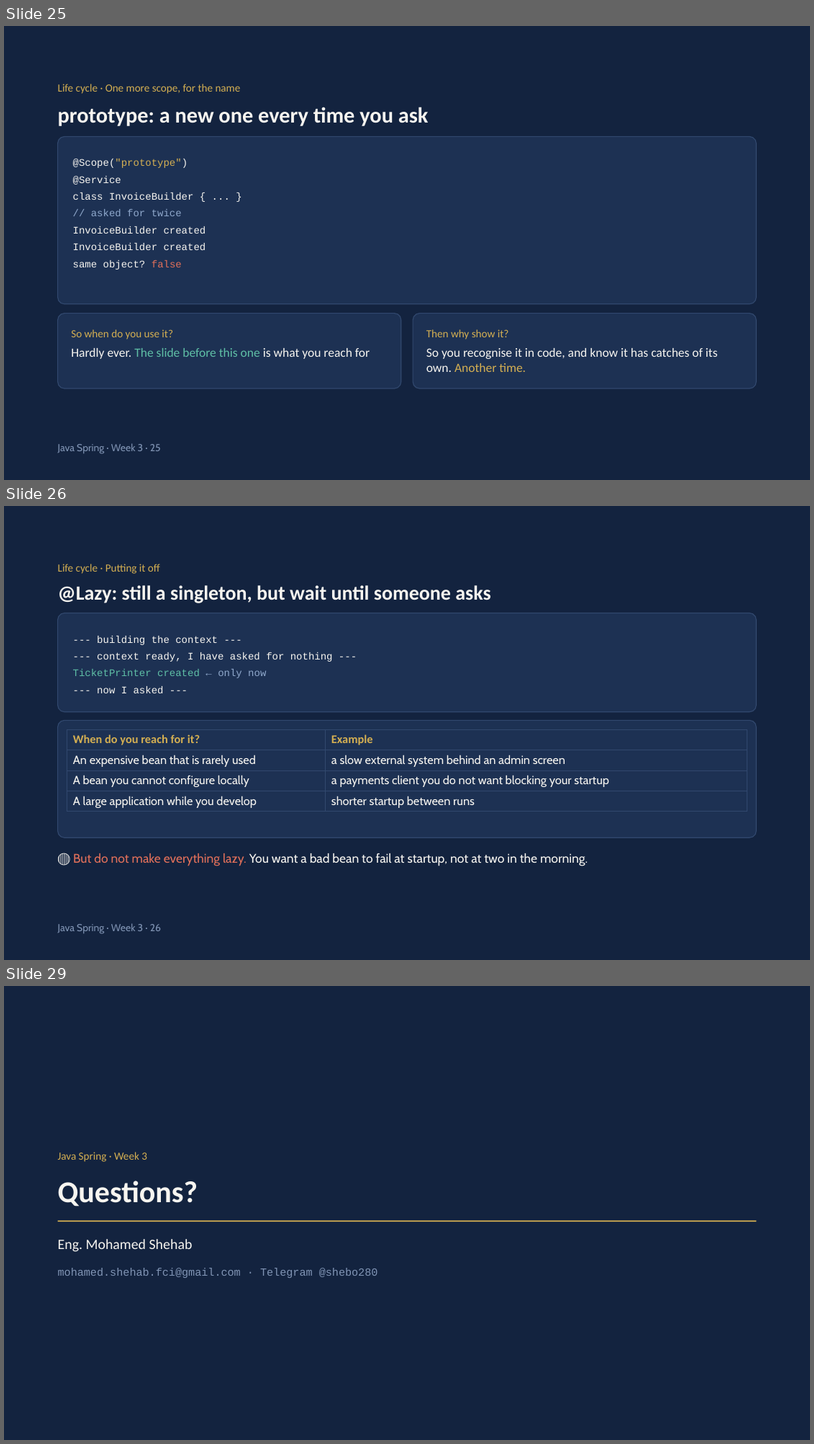
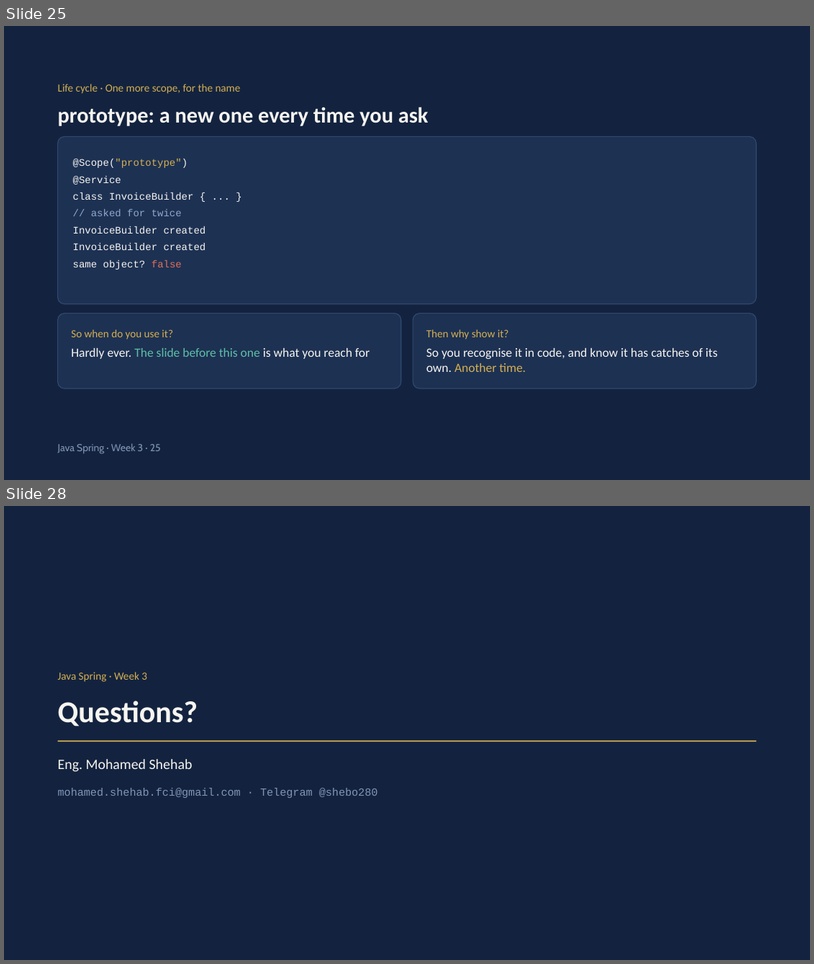
Before and after one commit to MohamedShehab280/java-spring, a slide deck: slides/Week 3 - Slides.pptx. Shown one above the other, each under a label of ours: slides 25, 26 and 29 before the commit, slides 25 and 28 after it; the slides between them are not shown. The pictures are 814x1444 and 814x964 pixels, drawn with LibreOffice and Linux fonts; fonts in the diff are those of the drawing. Boxes give left, top, right and bottom in pixels: in the first picture for what was removed or moved away, otherwise in the second. Text is boxed around its words. In the diff, an @@ line names an element or a change of style, - is before the commit and + after.

```diff
--- a/slides/Week 3 - Slides.pptx
+++ b/slides/Week 3 - Slides.pptx
@@ slide 26 removed at [4,506,810,960], background #13233F @@
@@ text removed at [58,564,160,574] @@
-Life cycle · Putting it off
@@ text removed at [58,585,491,603] @@
-@Lazy: still a singleton, but wait until someone asks
@@ rounded rectangle removed at [58,613,757,712] @@
@@ text removed at [73,636,333,693] @@
---- building the context ---
---- context ready, I have asked for nothing ---
-TicketPrinter created ← only now
---- now I asked ---
@@ rounded rectangle removed at [58,720,757,837] @@
@@ table removed at [67,729,747,811], 4 rows, 2 columns @@
-When do you reach for it? | Example
-An expensive bean that is rarely used | a slow external system behind an admin screen
-A bean you cannot configure locally | a payments client you do not want blocking your startup
-A large application while you develop | shorter startup between runs
@@ text removed at [73,853,588,865] @@
-🔴 But do not make everything lazy. You want a bad bean to fail at startup, not at two in the morning.
@@ text removed at [58,923,161,934] @@
-Java Spring · Week 3 · 26
@@ what was slide 29 is now slide 28 @@
```
Also in this commit, not shown: 2 slides changed, 1 other file.
